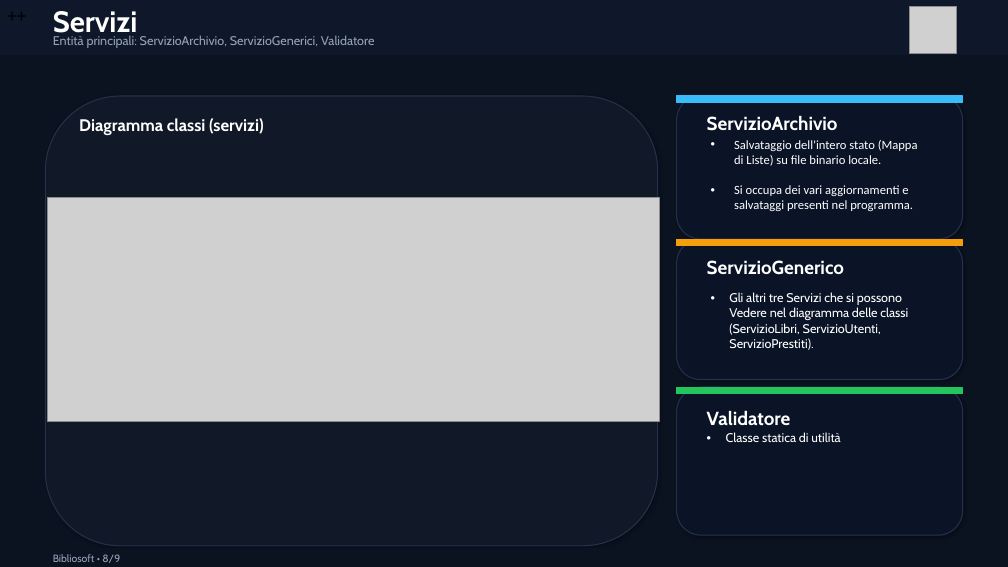
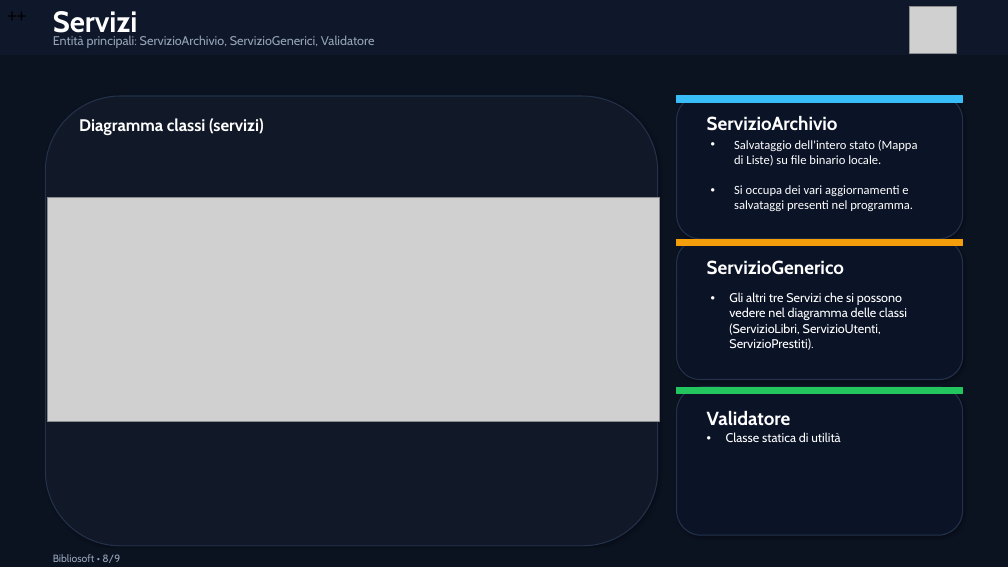
Before and after one commit to digregoriomario/bibliosoft, a slide deck: slide 8 of presentazione_bibliosoft.pptx. Drawn at 1008x567 pixels with LibreOffice and Linux fonts; fonts in the diff are those of the drawing; grey boxes stand for pictures. Boxes give left, top, right and bottom in pixels: in the first picture for what was removed or moved away, otherwise in the second. Text is boxed around its words. In the diff, an @@ line names an element or a change of style, - is before the commit and + after.

```diff
--- a/presentazione_bibliosoft.pptx
+++ b/presentazione_bibliosoft.pptx
@@ text at box(729, 292, 907, 350): text changed @@
-• Gli altri tre Servizi che si possono Vedere nel diagramma delle classi (ServizioLibri, ServizioUtenti, ServizioPrestiti).
+• Gli altri tre Servizi che si possono vedere nel diagramma delle classi (ServizioLibri, ServizioUtenti, ServizioPrestiti).
```
Also in this commit, not shown: 4 other slides changed.
